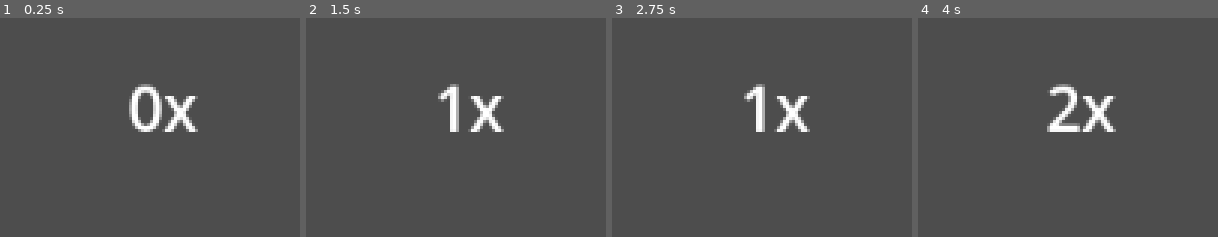
Above: before the commit, frames 1-4 (left to right).
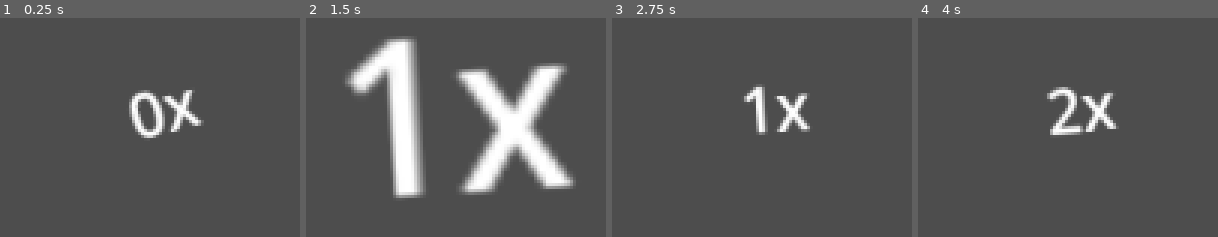
Above: after the commit, the same moments.

Repository: GDD-JamTeam/signal_breaker
Game: Godot game, scene res://scenes/ui/in_game_ui/contador_hitsl.tscn
The game is run twice, just before and just after one commit, with the same random seed, the same clock (stepped at 60 frames per second) and the same inputs.
Inputs:
- Up to frame 1 (0.25 s): no input
- Up to frame 2 (1.5 s): tap Enter at 0.5 s; tap Space at 1.25 s; hold Left (ui_left) from 1.28 s (still down)
- Up to frame 3 (2.75 s): tap Enter at 2 s; release Left (ui_left) at 2.03 s
- Up to frame 4 (4 s): tap Space at 2.75 s; tap Enter at 3.5 s; hold Left (ui_left) from 3.53 s (still down)

The runs differ from the first frame. In frame 1, 2.7% of the frame differs, in the area x 43-68%, y 30-55%; in frame 2, 23%, in the area x 13-90%, y 8-83%; in frame 3, 1.0%; in frame 4, 2.1%.

Commit message:
Añadir tilt y factor de escala al contador

Diff:
--- a/signal-breaker/scenes/ui/in_game_ui/contador_hitsl.tscn
+++ b/signal-breaker/scenes/ui/in_game_ui/contador_hitsl.tscn
@@ -18,6 +18,7 @@
 offset_bottom = 345.0
 grow_horizontal = 2
 grow_vertical = 2
+rotation = -0.26529005
 pivot_offset_ratio = Vector2(0.5, 0.5)
 theme_override_font_sizes/font_size = 30
 text = "0x"
--- a/signal-breaker/scripts/contador_hits.gd
+++ b/signal-breaker/scripts/contador_hits.gd
@@ -12,9 +12,13 @@
 
 func actualizar_contador():
 	var tween_pop = get_tree().create_tween()
+	var tilt = deg_to_rad(randf_range(-20, 20))
+	var scale_factor = randf_range(3, 3.5)
+	print(rad_to_deg(tilt))
 	#var tween_shrink = get_tree().create_tween()
 
-	tween_pop.tween_property(self, "scale", scale*2, 0.1)
-	tween_pop.tween_property(self, "scale", Vector2.ONE, 0.1)
+	tween_pop.parallel().tween_property(self, "scale", scale*scale_factor, 0.1).set_trans(Tween.TRANS_EXPO)
+	tween_pop.parallel().tween_property(self, "rotation", tilt, 0.1)
+	tween_pop.tween_property(self, "scale", Vector2.ONE, 0.3).set_trans(Tween.TRANS_BACK)
 	hits += 1
 	self.text = str(hits) + "x"
